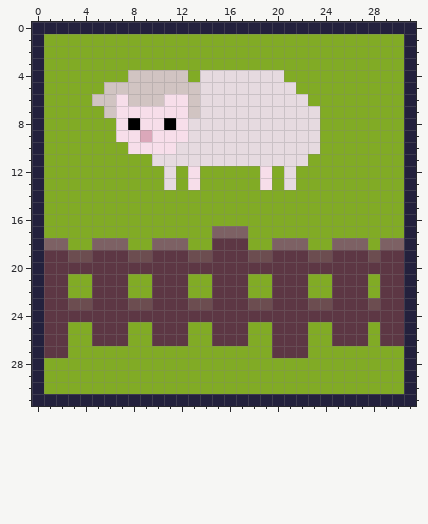
Two states of a pixel-art sprite, Assets/Sprites/shop-icon-sheep-farm.png. Above is the file before it was changed.
The file is 32x32 pixels. Colours within 5 levels of each other are drawn and written as one.
The result:
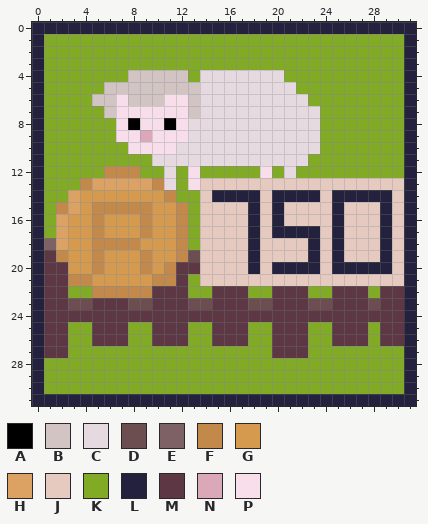
Palette (. is transparent): A #000000  B #d1c4c2  C #e6dae0  D #6c4d50  E #7d6164  F #c2894b  G #d69a4e  H #dca264  J #e6cabf  K #81ab25  L #23213d  M #5d3744  N #dba8ba  P #f7deea
What changed:
The edit turns colour D into colour F in row 19 at x 9.
The edit turns colour E into colour F in row 18 at x 5 to 7 and 12.
The edit turns colour K into colour F in row 12 at x 6 to 8; in row 13 at x 4 and 10; in row 14 at x 11; in row 15 at x 2, 5 to 9 and 12; in rows 16 to 17 at x 5, 9 and 12; in row 18 at x 8.
The edit turns colour K into colour F in row 21 at x 3 to 4; in row 22 at x 8 to 9.
The edit turns colour M into colour F in row 19 at x 2, 5 and 12; in row 20 at x 5, 9 and 11; in row 21 at x 10 to 11; in row 22 at x 5 to 7.
The edit turns colour D into colour G in row 19 at x 3 to 4 and 8.
The edit turns colour E into colour G in row 18 at x 10 to 11.
The edit turns colour K into colour G in row 14 at x 4 to 10; in row 15 at x 4 and 10 to 11; in rows 16 to 17 at x 3 to 4, 6 to 8 and 10 to 11; in row 18 at x 3 to 4 and 9; in row 21 at x 8 to 9.
The edit turns colour M into colour G in row 19 at x 6 to 7 and 10 to 11; in row 20 at x 3 to 4, 6 to 8 and 10; in row 21 at x 5 to 7.
The edit turns colour E into colour H in row 18 at x 2.
The edit turns colour K into colour H in row 13 at x 5 to 9; in rows 14 to 15 at x 3; in rows 16 to 17 at x 2.
The edit turns colour C into colour J in row 13 at x 21.
The edit turns colour D into colour J in row 19 at x 14, 19, 24 and 28.
The edit turns colour E into colour J in row 17 at x 15 to 17; in row 18 at x 20 to 22, 26 to 27 and 30.
The edit turns colour K into colour J in row 13 at x 14 to 18, 20 and 22 to 30; in row 14 at x 14, 19, 24 and 30; in rows 15 to 16 at x 14 to 17, 19, 21 to 24, 26 to 28 and 30; in row 17 at x 14, 19, 24, 26 to 28 and 30; in row 18 at x 14, 19, 24 and 28; in row 21 at x 14, 18 to 19, 23 to 24 and 28.
The edit turns colour M into colour J in row 18 at x 15 to 17; in row 19 at x 15 to 17, 20 to 22, 26 to 27 and 30; in row 20 at x 14 to 17, 19, 24 and 30; in row 21 at x 15 to 17, 20 to 22, 25 to 27 and 29 to 30.
The edit turns colour P into colour J in row 13 at x 19.
The edit turns colour D into colour L in row 19 at x 18 and 23.
The edit turns colour E into colour L in row 18 at x 25 and 29.
The edit turns colour K into colour L in row 14 at x 15 to 18, 20 to 23 and 25 to 29; in rows 15 to 16 at x 18, 20, 25 and 29; in row 17 at x 18, 20 to 23, 25 and 29; in row 18 at x 18 and 23.
The edit turns colour M into colour L in row 19 at x 25 and 29; in row 20 at x 18, 20 to 23 and 25 to 29.
Where, in picture pixels (left, top, right, bottom), the same in both pictures:
changed: (56, 166, 404, 298)
